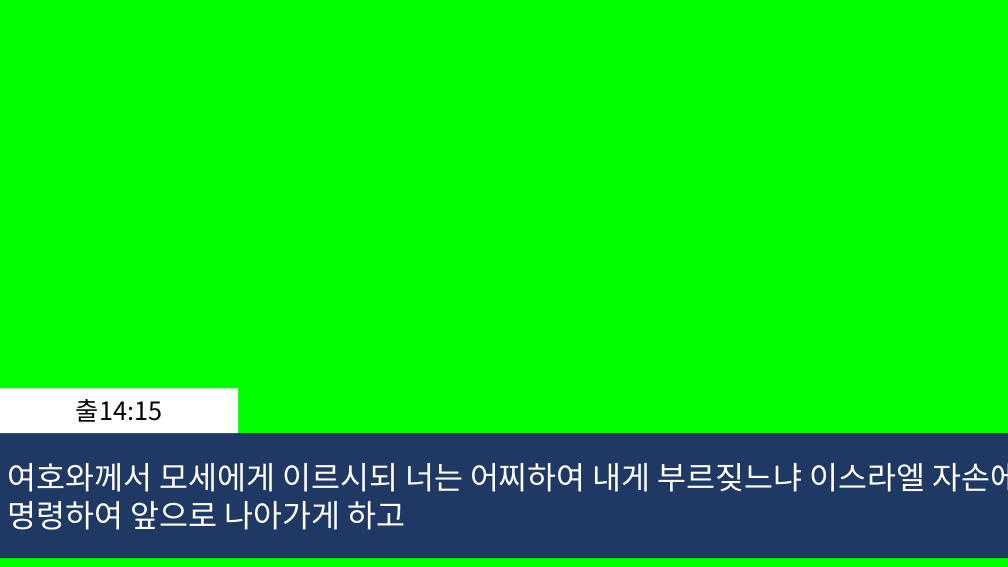
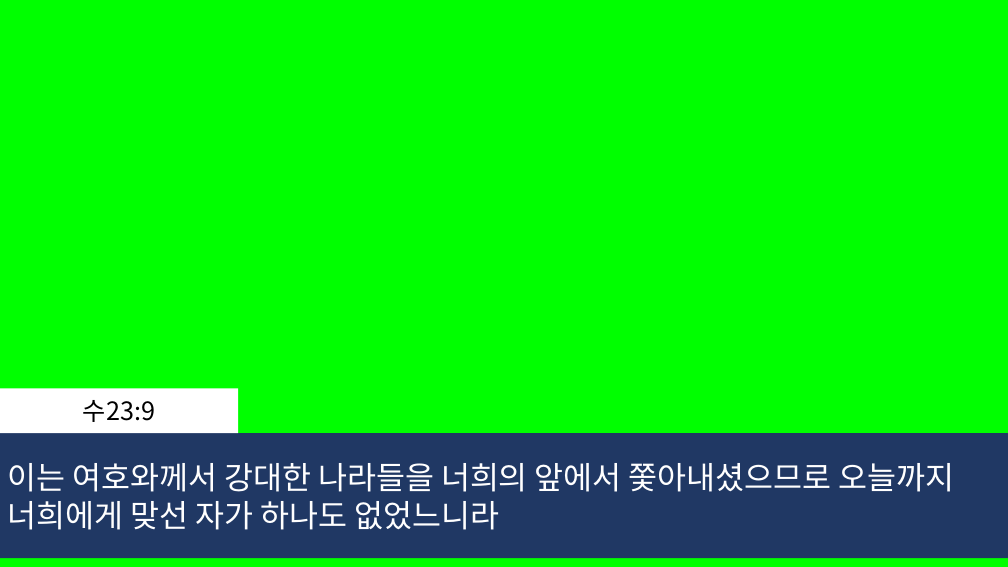
Before and after one commit to whizsavvy/evergreen_church, a slide deck: slide 91 of 2026-03-14_늘푸른교회_.pptx (slide 128 before the commit). Drawn at 1008x567 pixels with LibreOffice and Linux fonts; fonts in the diff are those of the drawing. Boxes give left, top, right and bottom in pixels: in the first picture for what was removed or moved away, otherwise in the second. Text is boxed around its words. In the diff, an @@ line names an element or a change of style, - is before the commit and + after.

```diff
--- a/2026-03-14_늘푸른교회_.pptx
+++ b/2026-03-14_늘푸른교회_.pptx
@@ text in rectangle at (83,400,155,422): text changed @@
-출14:15
+수23:9
@@ text in rectangle at (7,463,955,530): text changed @@
-여호와께서 모세에게 이르시되 너는 어찌하여 내게 부르짖느냐 이스라엘 자손에게
-명령하여 앞으로 나아가게 하고
+이는 여호와께서 강대한 나라들을 너희의 앞에서 쫓아내셨으므로 오늘까지
+너희에게 맞선 자가 하나도 없었느니라
```
Also in this commit, not shown: 13 other slides changed, 9 slides added, 7 slides removed.
